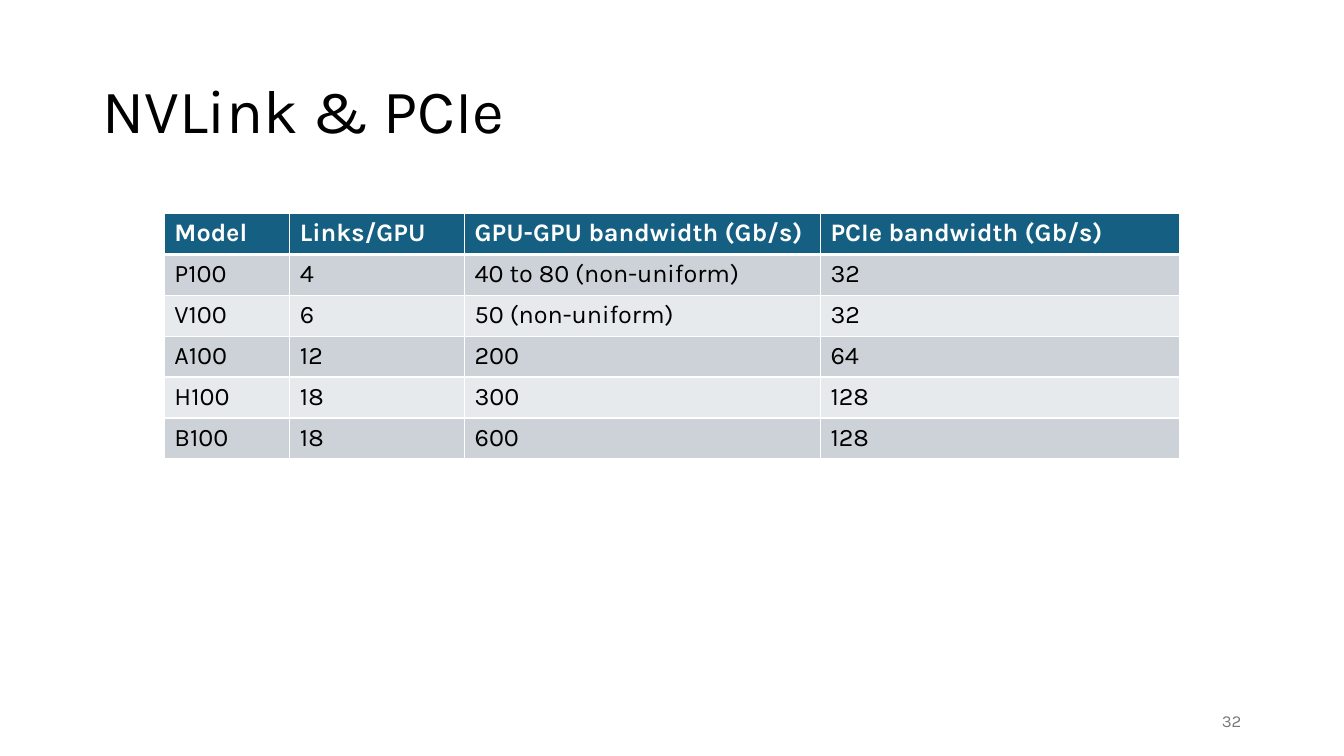
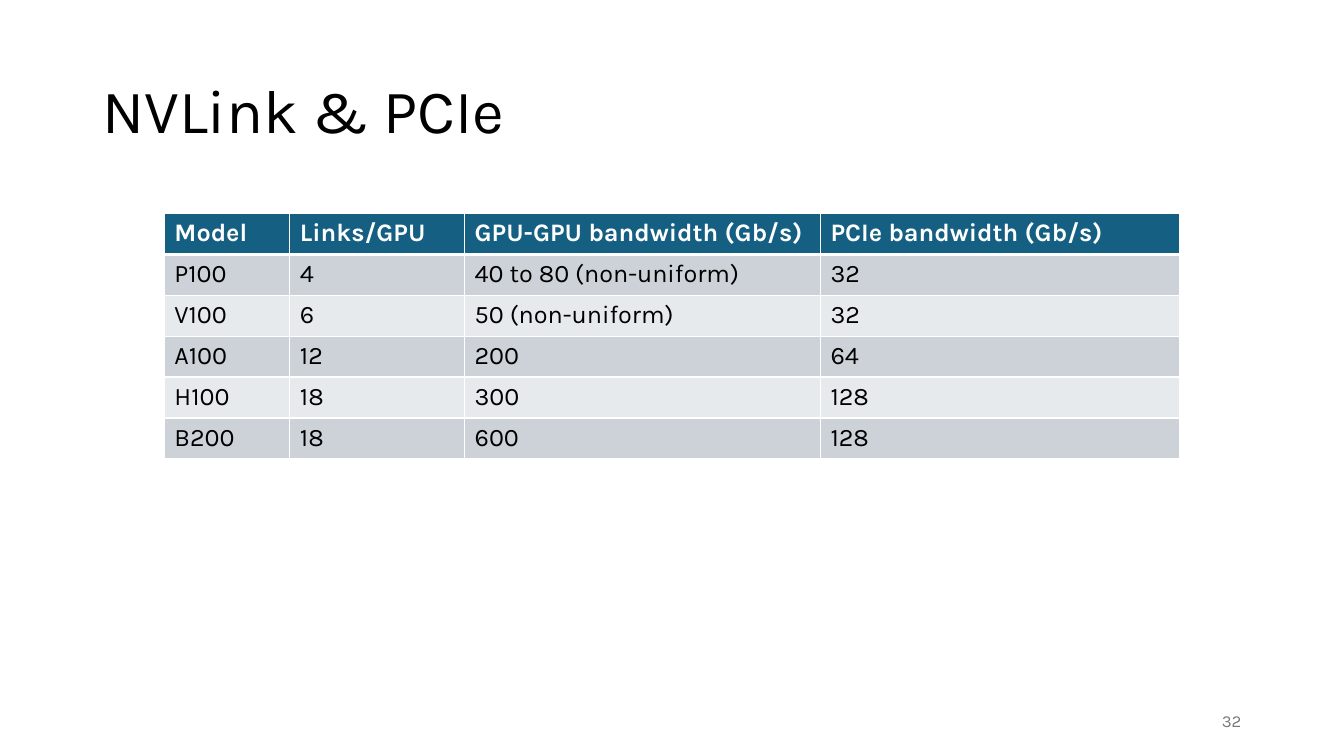
Before and after one commit to gjbex/Python-on-GPUs, a slide deck: slide 32 of python_on_gpus.pptx. Drawn at 1344x756 pixels with LibreOffice and Linux fonts; fonts in the diff are those of the drawing. Boxes give left, top, right and bottom in pixels: in the first picture for what was removed or moved away, otherwise in the second. Text is boxed around its words. In the diff, an @@ line names an element or a change of style, - is before the commit and + after.

```diff
--- a/python_on_gpus.pptx
+++ b/python_on_gpus.pptx
@@ table at <box>164,214,1179,459</box> @@
-row 6, column 1: B100
+row 6, column 1: B200
```
Also in this commit, not shown: 3 other slides changed.
